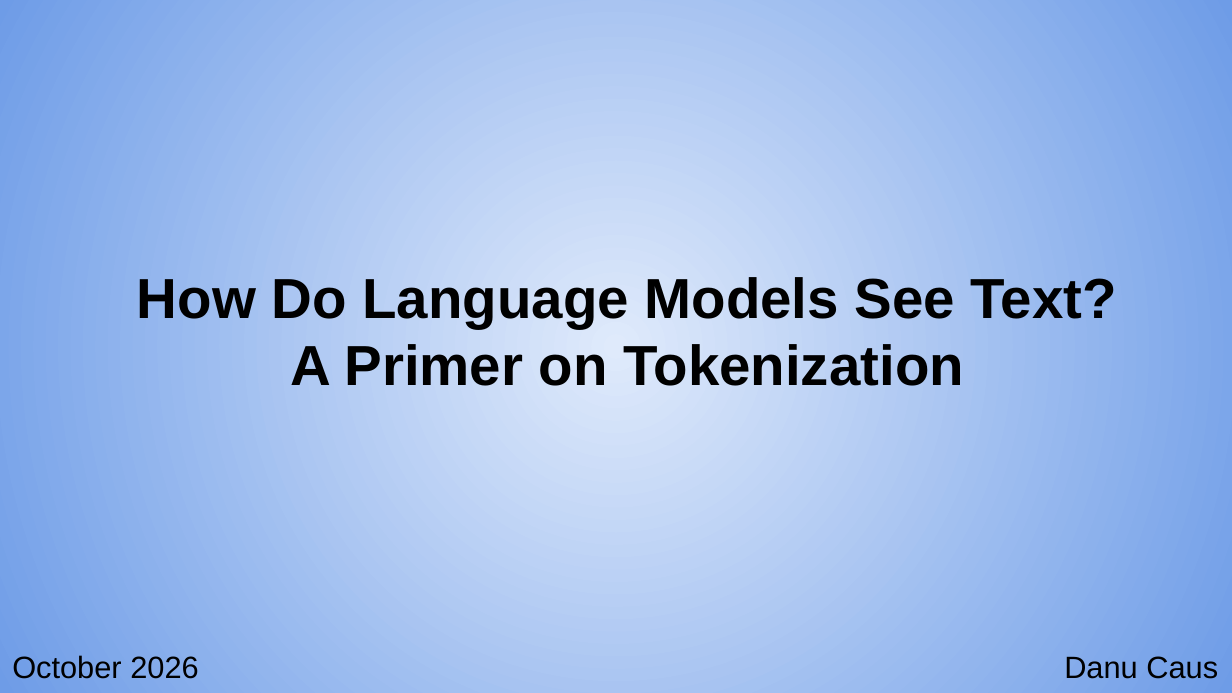
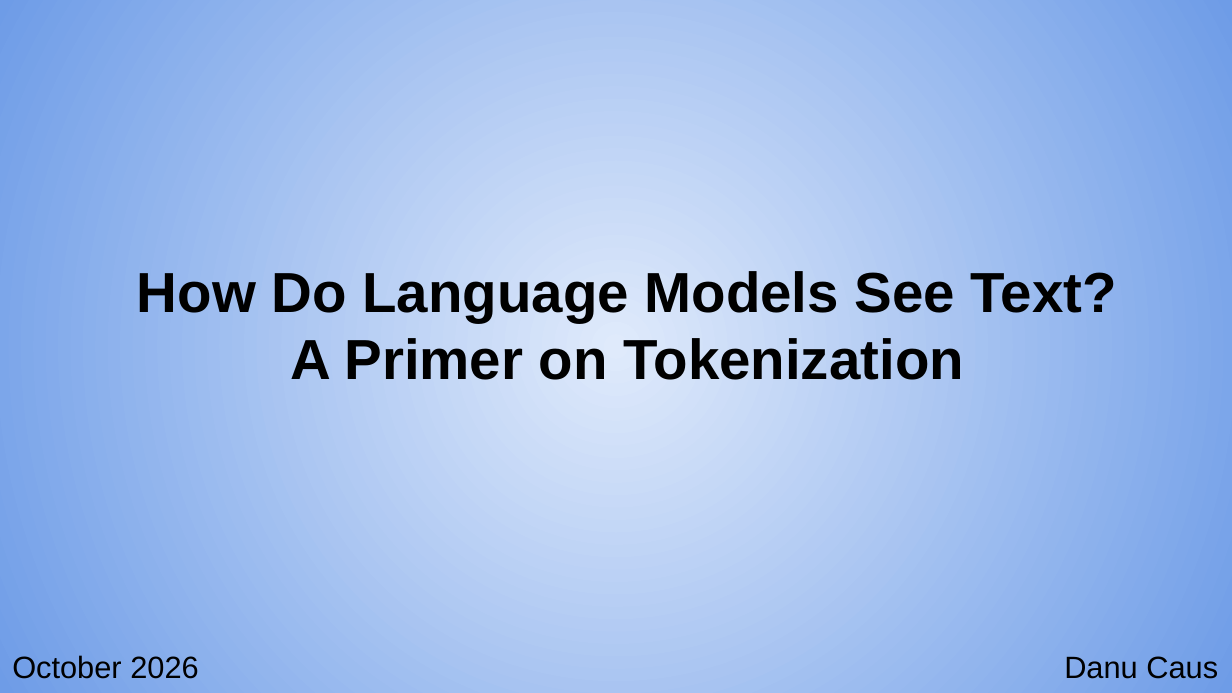
Before and after one commit to ducspe/DCPresentations, a slide deck: slide 1 of UnderstandingTokenization/UnderstandingTokenization.pptx. Drawn at 1232x693 pixels with LibreOffice and Linux fonts; fonts in the diff are those of the drawing. Boxes give left, top, right and bottom in pixels: in the first picture for what was removed or moved away, otherwise in the second. Text is boxed around its words. In the diff, an @@ line names an element or a change of style, - is before the commit and + after.

Commit message:
Refine Diffusion and Tokenization slides and update video tutorials
- Correct and clarify the Diffusion and Tokenization presentations in PDF and PowerPoint formats.
- Update the corresponding video tutorials and English SRT subtitles to reflect the revised slides.
- Remove the three VTT caption files, with browser caption regeneration and GitHub Pages updates deferred to a follow-up.

```diff
--- a/UnderstandingTokenization/UnderstandingTokenization.pptx
+++ b/UnderstandingTokenization/UnderstandingTokenization.pptx
@@ text "How Do Language Models See ...": place and size @@
-text "How Do Language Models See ..." at bbox=[137, 277, 1117, 386]
+text "How Do Language Models See ..." at bbox=[137, 271, 1117, 380]
```
Also in this commit, not shown: 10 other slides changed, 10 other files.
